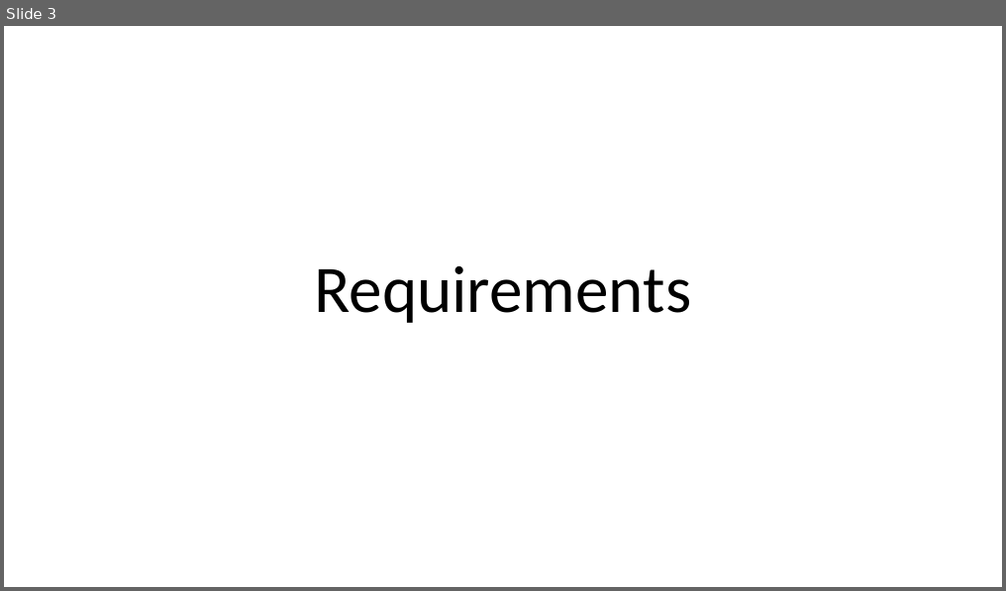
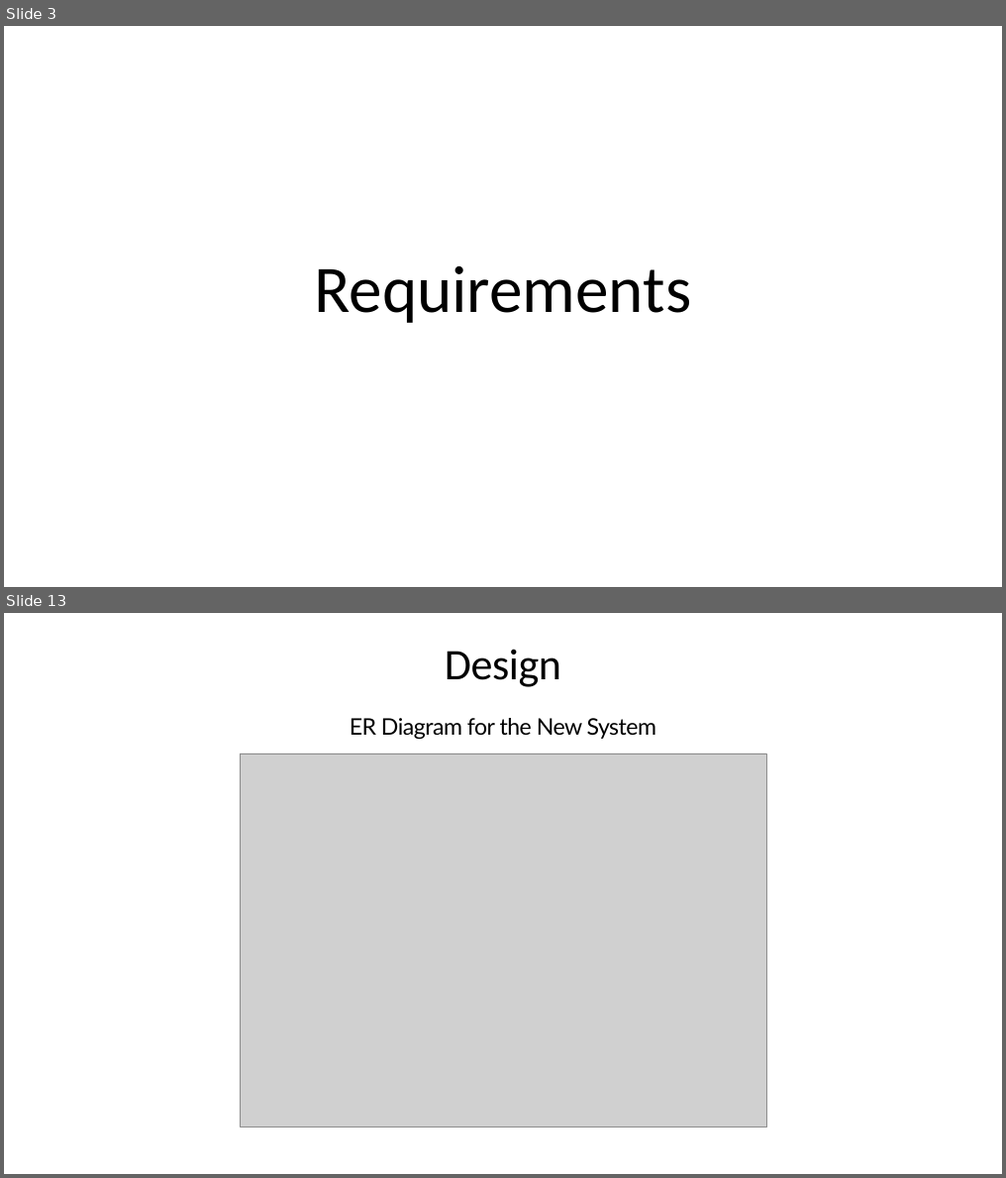
Before and after one commit to henryfallows13/Assesment3-DoghnutOrderSystem, a slide deck: Henry/Ford Order System Preasentation .pptx. Shown one above the other, each under a label of ours: slide 3 before the commit, slides 3 and 13 after it; the slides between them are not shown. The pictures are 1006x591 and 1006x1178 pixels, drawn with LibreOffice and Linux fonts; fonts in the diff are those of the drawing; grey boxes stand for pictures. Boxes give left, top, right and bottom in pixels: in the first picture for what was removed or moved away, otherwise in the second. Text is boxed around its words. In the diff, an @@ line names an element or a change of style, - is before the commit and + after.

```diff
--- a/Henry/Ford Order System Preasentation .pptx
+++ b/Henry/Ford Order System Preasentation .pptx
@@ slide 13 added at (x1=4, y1=613, x2=1002, y2=1174), background #FFFFFF @@
@@ title added at (x1=445, y1=649, x2=561, y2=687), 84 pt, text #000000 @@
+Design
@@ text added at (x1=350, y1=718, x2=656, y2=740), 44 pt, text #000000 @@
+ER Diagram for the New System
@@ picture added at (x1=240, y1=754, x2=766, y2=1127) @@
```
Also in this commit, not shown: 8 slides changed, 9 other slides added, 2 other files.
